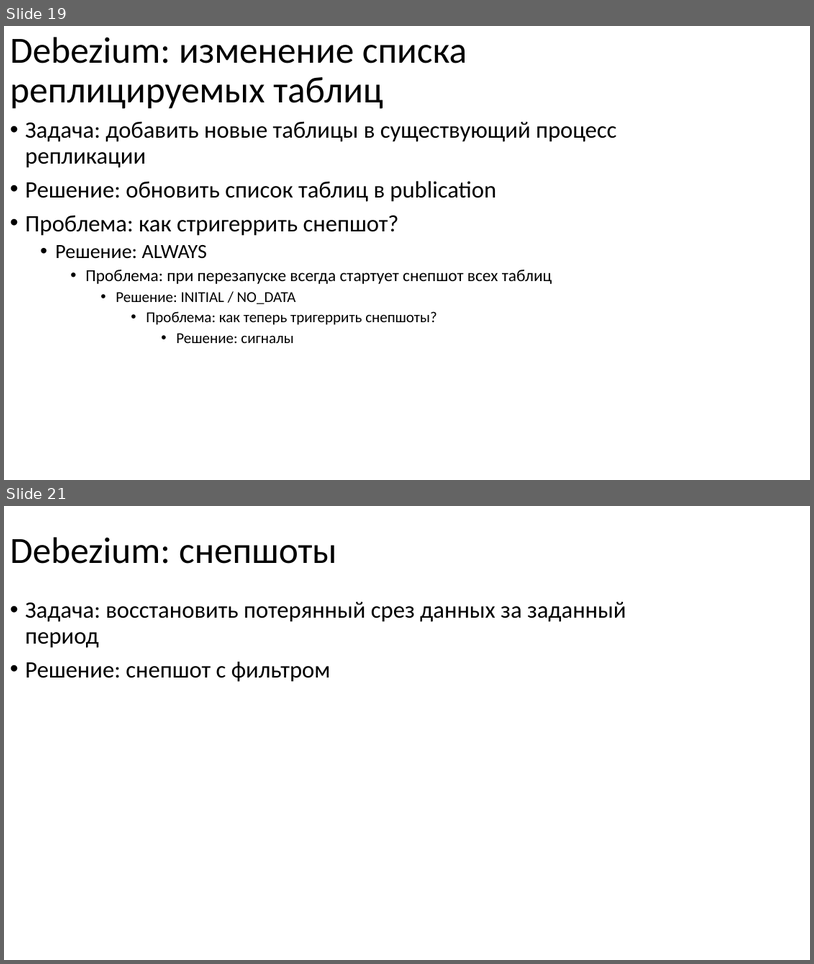
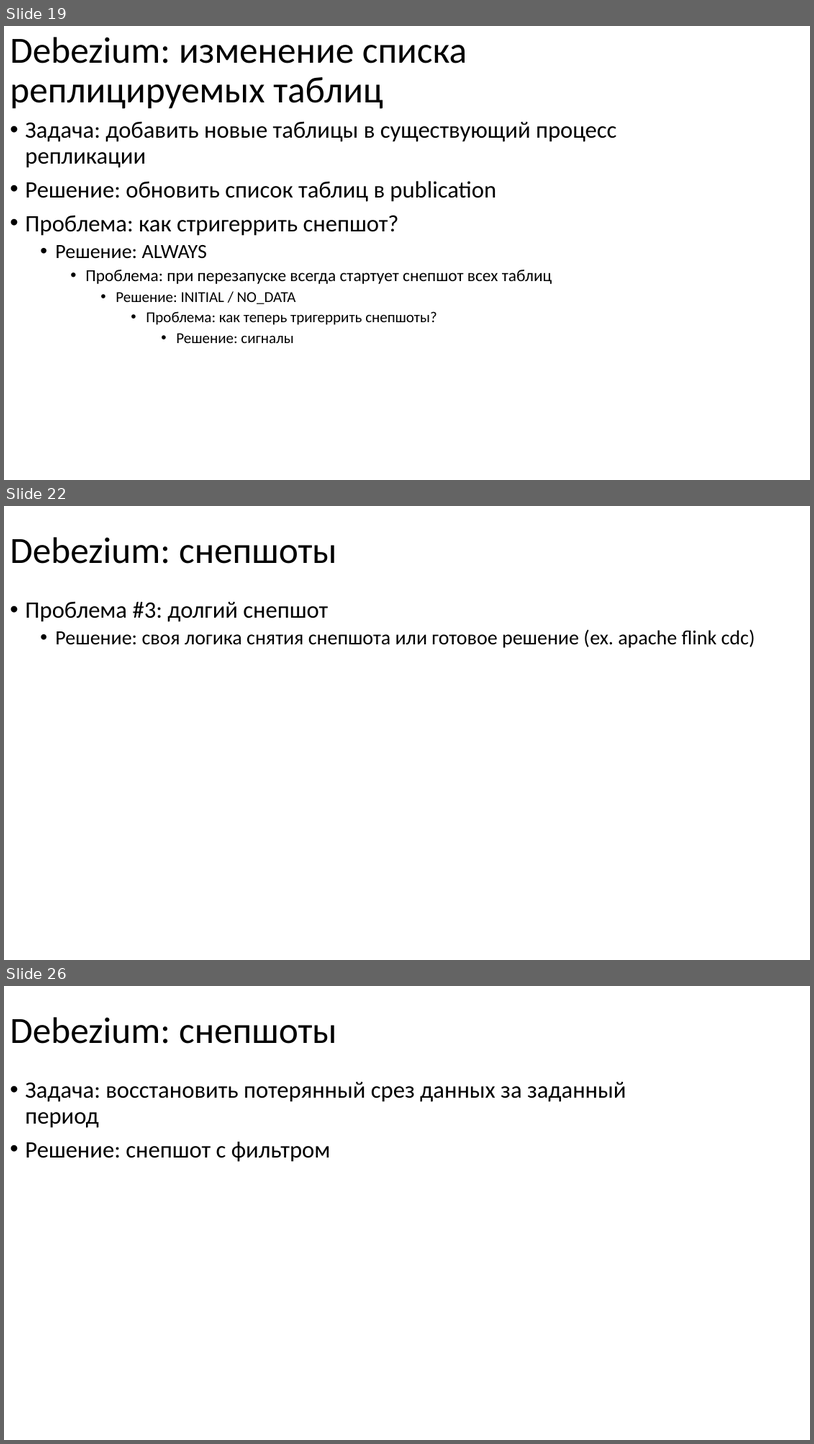
Before and after one commit to nryanov/presentations, a slide deck: smartdata/cdc-via-debezium/debezium-smartdata2025.pptx. Shown one above the other, each under a label of ours: slides 19 and 21 before the commit, slides 19, 22 and 26 after it; the slides between them are not shown. The pictures are 814x964 and 814x1444 pixels, drawn with LibreOffice and Linux fonts; fonts in the diff are those of the drawing. Boxes give left, top, right and bottom in pixels: in the first picture for what was removed or moved away, otherwise in the second. Text is boxed around its words. In the diff, an @@ line names an element or a change of style, - is before the commit and + after.

Commit message:
doc: update debezium presentation

```diff
--- a/smartdata/cdc-via-debezium/debezium-smartdata2025.pptx
+++ b/smartdata/cdc-via-debezium/debezium-smartdata2025.pptx
@@ slide 22 added at [4,506,810,960], background #FFFFFF @@
@@ title added at [10,537,337,564], 44 pt, text #000000 @@
+Debezium: снепшоты
@@ text added at [25,601,756,648], 24 pt, text #000000 @@
+• Проблема #3: долгий снепшот
+  • Решение: своя логика снятия снепшота или готовое решение (ex. apache flink cdc)
@@ what was slide 21 is now slide 26 @@
```
Also in this commit, not shown: 1 slide changed, 4 other slides added.
